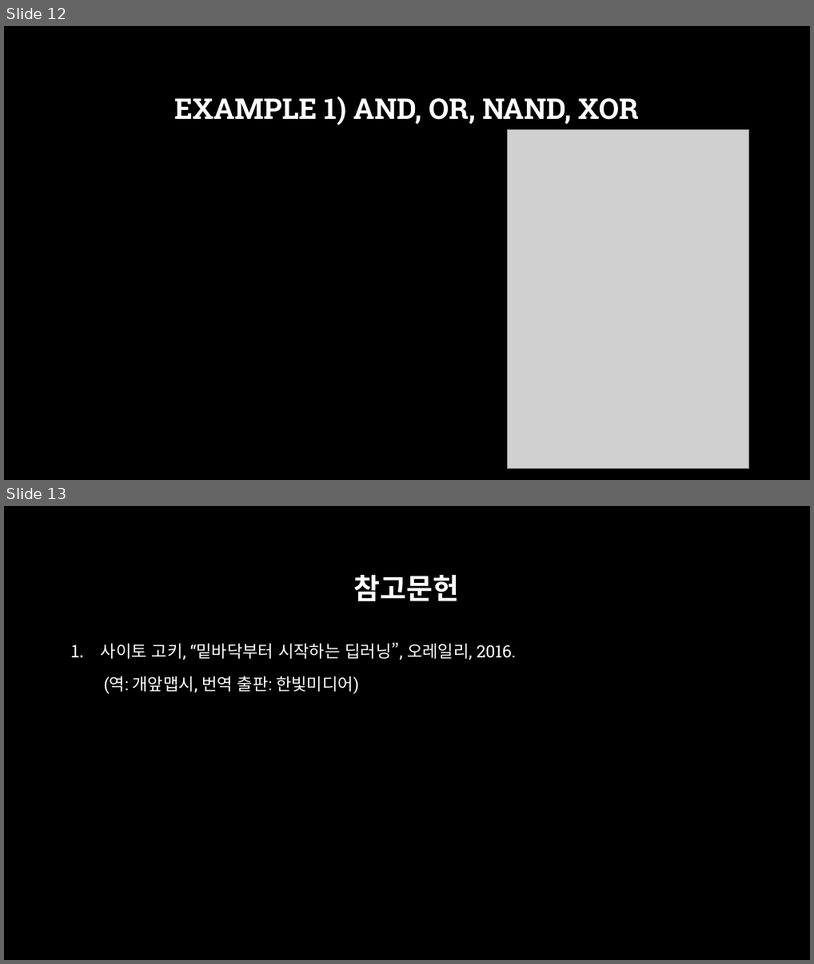
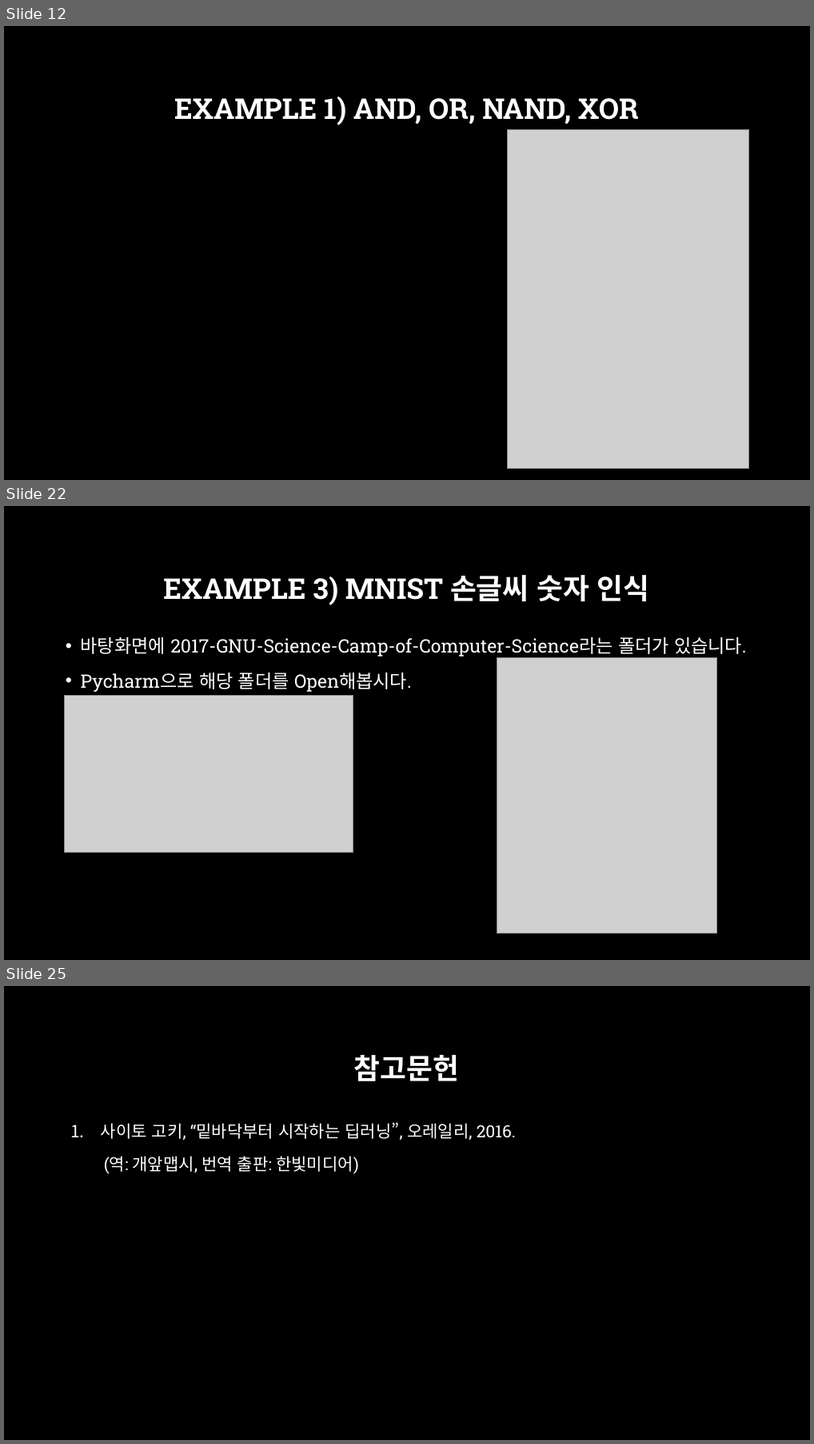
Before and after one commit to across0406/2017-GNU-Science-Camp-of-Computer-Science, a slide deck: ppt/4. 퍼셉트론 및 신경망.pptx. Shown one above the other, each under a label of ours: slides 12 and 13 before the commit, slides 12, 22 and 25 after it; the slides between them are not shown. The pictures are 814x964 and 814x1444 pixels, drawn with LibreOffice and Linux fonts; fonts in the diff are those of the drawing; grey boxes stand for pictures; background and template pictures are left out. Boxes give left, top, right and bottom in pixels: in the first picture for what was removed or moved away, otherwise in the second. Text is boxed around its words. In the diff, an @@ line names an element or a change of style, - is before the commit and + after.

Commit message:
Complete to make camp file.

```diff
--- a/ppt/4. 퍼셉트론 및 신경망.pptx
+++ b/ppt/4. 퍼셉트론 및 신경망.pptx
@@ slide 22 added at (4, 506, 810, 960), background picture (left out) @@
@@ title added at (163, 575, 650, 605), 34 pt, text #FFFFFF, bold @@
+EXAMPLE 3) MNIST 손글씨 숫자 인식
@@ text added at (81, 637, 746, 692), 22 pt, text #FFFFFF @@
+• 바탕화면에 2017-GNU-Science-Camp-of-Computer-Science라는 폴더가 있습니다.
+• Pycharm으로 해당 폴더를 Open해봅시다.
@@ picture added at (497, 658, 718, 933) @@
@@ picture added at (65, 695, 354, 852) @@
@@ what was slide 13 is now slide 25 @@
```
Also in this commit, not shown: 5 slides changed, 11 other slides added, 9 other files.
